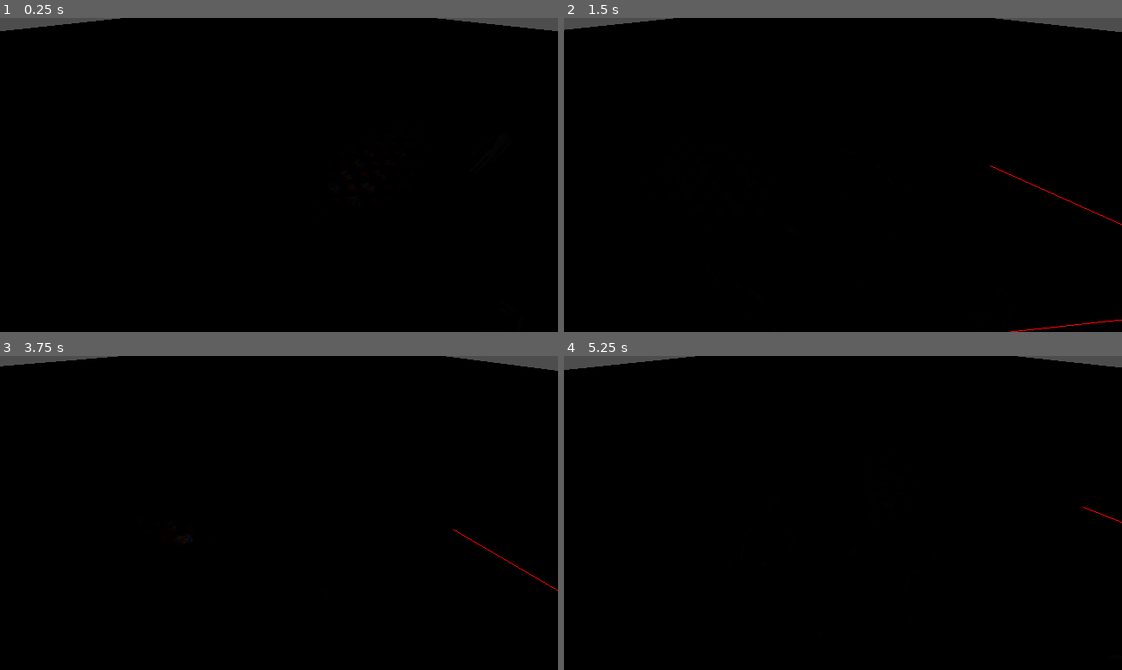
Above: before the commit, frames 1-4 (two rows, left to right).
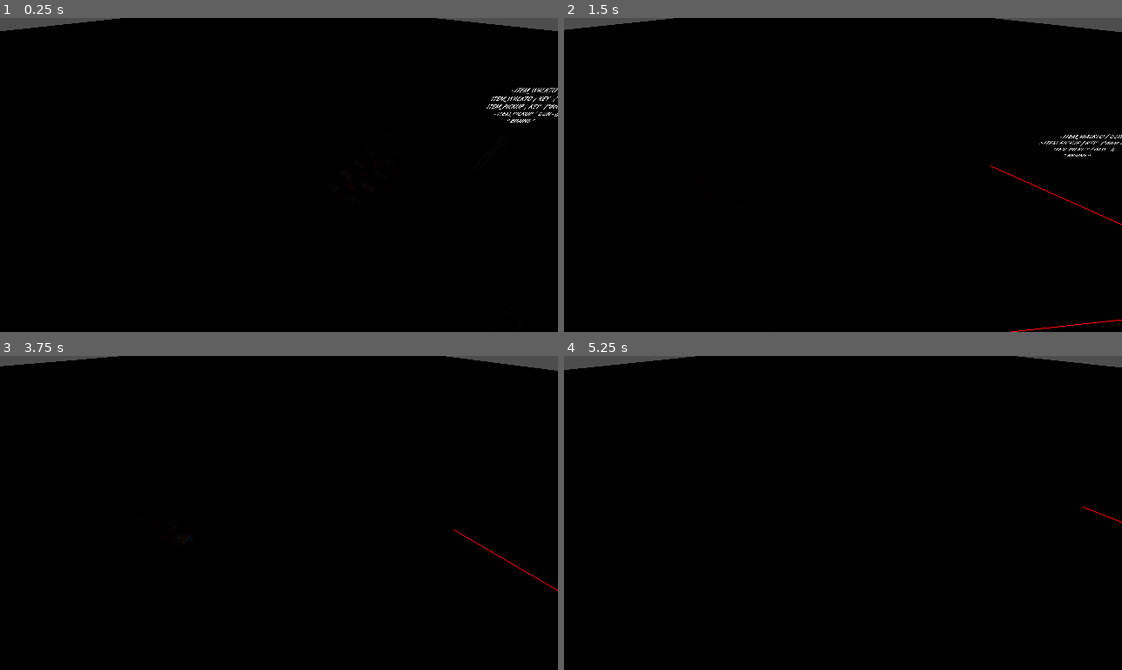
Above: after the commit, the same moments.

Repository: officialErnests/mut-4rr-
Game: Godot game, scene res://Scenes/test.tscn
Two runs of this game, one before a commit and one after it. Both use one fixed random seed, a clock stepped at 60 frames per second and the inputs below.
Inputs (mouse positions are in pixels of both pictures, inside the frame that each line leads up to):
- Up to frame 1 (0.25 s): no input
- Up to frame 2 (1.5 s): tap Enter at 0.5 s; move the mouse to (965, 159) at 0.52 s; hold D (right) 0.53-1.28 s; right-click (965, 159) at 0.6 s; click (965, 159) at 0.8 s; move the mouse to (731, 190) at 1.27 s; hold S (backward) from 1.28 s (still down); click (731, 190) at 1.35 s
- Up to frame 3 (3.75 s): right-click (167, 528) at 1.55 s; move the mouse to (334, 443) at 2.02 s; release S (backward) at 2.03 s; hold D (right) 2.03-2.78 s; tap Q (rot_cam_left) at 2.1 s; click (334, 443) at 2.3 s; move the mouse to (251, 575) at 2.77 s; hold W (forward) 2.78-3.53 s; tap E (rot_cam_right) at 2.85 s; right-click (251, 575) at 3.05 s; move the mouse to (446, 560) at 3.52 s; hold A (left) from 3.53 s (still down); hold Shift (sprint) from 3.53 s (still down)
- Up to frame 4 (5.25 s): click (1010, 560) at 3.8 s; move the mouse to (675, 465) at 4.27 s; release Shift (sprint) at 4.28 s; right-click (675, 465) at 4.35 s; move the mouse to (870, 513) at 5.02 s; release A (left) at 5.03 s; hold S (backward) from 5.03 s (still down); click (870, 513) at 5.1 s

The runs differ from the first frame. In frame 1, 0.3% of the frame differs, in the area x 86-100%, y 22-34%; in frame 2, 0.2%; in frame 3, less than 0.1%; in frame 4, less than 0.1%.

Commit message:
v0.2.4.1 npc pickup - worked on adding debug text in onsole as well on top of npc - npc can pickup items

Diff:
--- a/Scenes/npc.tscn
+++ b/Scenes/npc.tscn
@@ -1,8 +1,11 @@
-[gd_scene load_steps=7 format=3 uid="uid://bvyc5gq1qi2qw"]
+[gd_scene load_steps=10 format=3 uid="uid://bvyc5gq1qi2qw"]
 
 [ext_resource type="PackedScene" uid="uid://dtohjmomqtvq3" path="res://Scenes/body.tscn" id="1_acqhf"]
 [ext_resource type="Script" uid="uid://cu87j6ixino62" path="res://Scripts/npc/npc_manager.gd" id="1_xxsvc"]
+[ext_resource type="Script" uid="uid://cx0dgxu33maxl" path="res://Scripts/items/main/itemManager.gd" id="3_1ig1v"]
 [ext_resource type="Script" uid="uid://qm1ashy2r86i" path="res://Scripts/npc/npc_navigation.gd" id="3_g6unj"]
+[ext_resource type="Script" uid="uid://dbi36cvmg01de" path="res://Scripts/player/stick_to_head.gd" id="4_h1ryf"]
+[ext_resource type="Script" uid="uid://dqw6girvin442" path="res://Scripts/utils/debug/npc_mind_debug.gd" id="6_6atyd"]
 
 [sub_resource type="CapsuleShape3D" id="CapsuleShape3D_acqhf"]
 radius = 0.29003906
@@ -14,7 +17,7 @@
 [sub_resource type="BoxShape3D" id="BoxShape3D_xxsvc"]
 size = Vector3(2, 2, 2)
 
-[node name="NPC" type="RigidBody3D" node_paths=PackedStringArray("interaction_hitbox", "vision_hitbox", "navigator")]
+[node name="NPC" type="RigidBody3D" node_paths=PackedStringArray("interaction_hitbox", "vision_hitbox", "navigator", "item_manager")]
 axis_lock_angular_x = true
 axis_lock_angular_z = true
 linear_damp = 1.0
@@ -23,9 +26,24 @@
 interaction_hitbox = NodePath("InteractionHitbox")
 vision_hitbox = NodePath("Vision")
 navigator = NodePath("Navigator")
+item_manager = NodePath("Items")
 
 [node name="Body" parent="." instance=ExtResource("1_acqhf")]
 transform = Transform3D(-1, 0, 8.742278e-08, 0, 1, 0, -8.742278e-08, 0, -1, 0, 0, 0)
+
+[node name="Items" type="Node" parent="." node_paths=PackedStringArray("itemHolder", "animator", "pickup_hitbox", "movement_manager")]
+script = ExtResource("3_1ig1v")
+itemHolder = NodePath("../ItemHolder/ItemSlot")
+animator = NodePath("../Body")
+pickup_hitbox = NodePath("../InteractionHitbox")
+movement_manager = NodePath("../Navigator")
+
+[node name="Navigator" type="Node" parent="." node_paths=PackedStringArray("naviagtion_agent", "rigid_body", "body")]
+script = ExtResource("3_g6unj")
+naviagtion_agent = NodePath("../NavigationAgent3D")
+rigid_body = NodePath("..")
+body = NodePath("../Body")
+enabled = true
 
 [node name="CollisionShape3D" type="CollisionShape3D" parent="."]
 transform = Transform3D(-1, 0, 8.742278e-08, 0, 1, 0, -8.742278e-08, 0, -1, 0, 0.7976074, 0)
@@ -39,13 +57,6 @@
 transform = Transform3D(1, 0, 0, 0, 1, 0, 0, 0, 1, 0, 0, 4)
 shape = SubResource("SphereShape3D_acqhf")
 
-[node name="Navigator" type="Node" parent="." node_paths=PackedStringArray("naviagtion_agent", "rigid_body", "body")]
-script = ExtResource("3_g6unj")
-naviagtion_agent = NodePath("../NavigationAgent3D")
-rigid_body = NodePath("..")
-body = NodePath("../Body")
-enabled = true
-
 [node name="NavigationAgent3D" type="NavigationAgent3D" parent="."]
 path_desired_distance = 0.9
 path_height_offset = 1.0
@@ -58,3 +69,20 @@
 [node name="CollisionShape3D" type="CollisionShape3D" parent="InteractionHitbox"]
 transform = Transform3D(1, 0, 0, 0, 1, 0, 0, 0, 1, 0, 1, -1)
 shape = SubResource("BoxShape3D_xxsvc")
+
+[node name="ItemHolder" type="Node3D" parent="."]
+transform = Transform3D(1, 0, 0, 0, 1, 0, 0, 0, 1, 0, 1.8000001, 0)
+
+[node name="StickToHead" type="Node" parent="ItemHolder" node_paths=PackedStringArray("skeleton_info", "node_to_stick")]
+script = ExtResource("4_h1ryf")
+skeleton_info = NodePath("../../Body")
+node_to_stick = NodePath("../ItemSlot")
+offset = Vector3(0, 0.5, 0)
+
+[node name="ItemSlot" type="Node3D" parent="ItemHolder"]
+
+[node name="DEBUGER" type="Label3D" parent="."]
+transform = Transform3D(1, 0, 0, 0, 1, 0, 0, 0, 1, 0, 2, 0)
+billboard = 2
+vertical_alignment = 2
+script = ExtResource("6_6atyd")
--- a/Scenes/player.tscn
+++ b/Scenes/player.tscn
@@ -1,5 +1,6 @@
-[gd_scene load_steps=25 format=3 uid="uid://bpgaix3cftid6"]
-
+[gd_scene load_steps=26 format=3 uid="uid://bpgaix3cftid6"]
+
+[ext_resource type="Script" uid="uid://o4n6xug4i5p5" path="res://Scripts/player/main/player_proceser.gd" id="1_ukyrk"]
 [ext_resource type="Script" uid="uid://c73bn6ajbmaj" path="res://Scripts/player/player.gd" id="1_v0iea"]
 [ext_resource type="Script" uid="uid://1f0q4ofhgup" path="res://Scripts/player/pointer_cursor.gd" id="2_cvnsp"]
 [ext_resource type="Script" uid="uid://dcpwb4aalddig" path="res://Scripts/player/cursor_visual_draw.gd" id="3_6t5aa"]
@@ -98,6 +99,21 @@
 [node name="Player" type="CharacterBody3D" groups=["Player"]]
 collision_mask = 10
 
+[node name="PlayerProceser" type="Node" parent="." node_paths=PackedStringArray("item_manager")]
+script = ExtResource("1_ukyrk")
+item_manager = NodePath("Items")
+
+[node name="Items" type="Node" parent="PlayerProceser" node_paths=PackedStringArray("itemHolder", "animator", "pickup_hitbox", "cursor_handler", "cam_shaker", "movement_manager", "cursor_label_1", "cursor_label_2")]
+script = ExtResource("4_8erm5")
+itemHolder = NodePath("../../ItemHolder/ItemSlot")
+animator = NodePath("../../SkelBody")
+pickup_hitbox = NodePath("../../SkelBody/PickupArea")
+cursor_handler = NodePath("../../ItemHolder/Pointer/Pointer")
+cam_shaker = NodePath("../../Neck/Cursor_offset/CursorToPos")
+movement_manager = NodePath("../../Movement")
+cursor_label_1 = NodePath("../../ItemHolder/Pointer/POINTER")
+cursor_label_2 = NodePath("../../ItemHolder/Pointer/POINTER_LEFT")
+
 [node name="Movement" type="Node" parent="." node_paths=PackedStringArray("charecter", "rotator")]
 script = ExtResource("1_v0iea")
 charecter = NodePath("..")
@@ -113,17 +129,6 @@
 script = ExtResource("3_gymyn")
 main_body = NodePath("..")
 animator = NodePath("../SkelBody")
-
-[node name="Items" type="Node" parent="." node_paths=PackedStringArray("itemHolder", "animator", "pickup_hitbox", "cursor_handler", "cam_shaker", "movement_manager", "cursor_label_1", "cursor_label_2")]
-script = ExtResource("4_8erm5")
-itemHolder = NodePath("../ItemHolder/ItemSlot")
-animator = NodePath("../SkelBody")
-pickup_hitbox = NodePath("../SkelBody/PickupArea")
-cursor_handler = NodePath("../ItemHolder/Pointer/Pointer")
-cam_shaker = NodePath("../Neck/Cursor_offset/CursorToPos")
-movement_manager = NodePath("../Movement")
-cursor_label_1 = NodePath("../ItemHolder/Pointer/POINTER")
-cursor_label_2 = NodePath("../ItemHolder/Pointer/POINTER_LEFT")
 
 [node name="PLayerCollision" type="CollisionShape3D" parent="."]
 transform = Transform3D(1, 0, 0, 0, 1, 0, 0, 0, 1, 0, 0.8, 0)
--- a/Scripts/items/main/itemManager.gd
+++ b/Scripts/items/main/itemManager.gd
@@ -10,24 +10,24 @@
 @export var cursor_label_1 : Label3D
 @export var cursor_label_2 : Label3D
 
-var equiped_item = null
-var equiped_item_script = null
+var equiped_item: RigidBody3D= null
+var equiped_item_script: Node = null
 func _ready() -> void:
 	pass # Replace with function body.
 
-func _process(delta: float) -> void:
-	if Input.is_action_just_pressed("throw"):
-		animator.use()
-		if equiped_item:
-			throw()
-		else:
-			pickupDetect()
-	if Input.is_action_just_pressed("use"):
-		animator.use()
-		if equiped_item:
-			equipUse()
-		else:
-			use()
+func nbThrow():
+	animator.use()
+	if equiped_item:
+		throw()
+	else:
+		pickupDetect()
+
+func nbUse():
+	animator.use()
+	if equiped_item:
+		equipUse()
+	else:
+		use()
 
 func equipUse():
 	equiped_item_script.use(self)
@@ -50,6 +50,7 @@
 	equiped_item_script.drop()
 	equiped_item.reparent(global.global_nodes["Items"])
 	equiped_item.add_to_group("item")
+	equiped_item.collision_layer = 1
 
 	movement_manager.item_mul = 1
 
@@ -70,6 +71,7 @@
 	p_node.remove_from_group("item")
 
 	movement_manager.item_mul = equiped_item_script.speed_factor
+	equiped_item.collision_layer = 0
 	equiped_item_script.initalise(self)
 
 func getLabel1():
--- a/Scripts/npc/npc_manager.gd
+++ b/Scripts/npc/npc_manager.gd
@@ -3,14 +3,18 @@
 @export var interaction_hitbox: Area3D
 @export var vision_hitbox: Area3D
 @export var navigator: Node
+@export var item_manager: Node
+signal toughUpdate
+
 var priority_list: Array[Idea] = []
+var curent_idea_index = -1
 var idea_cycle_now := 0
 
 func _ready() -> void:
 	# Finds and picks up first key since funny shit XD
 	navigator.done_moving.connect(update)
+	priority_list.append(Idea.new(enums.Toughts.ITEM_PICKUP, enums.ItemType.KEY, {"door_key" : 1}, self))
 	priority_list.append(Idea.new(enums.Toughts.ITEM_PICKUP, enums.ItemType.GUN, {}, self))
-	priority_list.append(Idea.new(enums.Toughts.ITEM_PICKUP, enums.ItemType.KEY, {"door_key" : 1}, self))
 
 func update():
 	var is_decision_made = false
@@ -28,13 +32,17 @@
 		tought.idea_cycle = idea_cycle_now
 		if tought.execute():
 			print("^ DOING ^")
+			curent_idea_index = i
 			is_decision_made = true
 			priority_list.remove_at(i)
 			break
 		if tought.expand():
 			i = -1
 			continue
+	if not is_decision_made:
+		curent_idea_index = -1
 	print("END of tought\n" + global.arrToStr(priority_list, 0) + "")
+	toughUpdate.emit()
 	# if no decision then killtime() needs to be added
 	# also make so that if the function can't be done it adds new element to array and tries that
 	return is_decision_made
@@ -71,6 +79,7 @@
 			enums.Toughts.ITEM_PICKUP:
 				print("- expanded into ITEM_WALKTO")
 				this_node.priority_list.push_front(Idea.new(enums.Toughts.ITEM_WALKTO, object_of_intrest, object_params, this_node))
+				print(global.arrToStr(this_node.priority_list, 2))
 			enums.Toughts.ITEM_WALKTO:
 				pass
 			enums.Toughts.FINDROOM:
@@ -97,13 +106,12 @@
 		match tought_types:
 			enums.Toughts.ITEM_PICKUP:
 				var found_item = getIteractableItems()
-				print(found_item)
 				if not found_item: return false
-				print("DO PICKUP SHITERY")
+				this_node.item_manager.nbThrow()
 			enums.Toughts.ITEM_WALKTO:
 				var found_item = getVisableItems()
 				if not found_item: return false
-				this_node.navigator.walkTo(found_item.global_position)
+				this_node.navigator.runTo(found_item.global_position)
 
 			_: return false
 		return true
--- a/Scripts/npc/npc_navigation.gd
+++ b/Scripts/npc/npc_navigation.gd
@@ -6,7 +6,7 @@
 @export var body: Node3D
 var running := false
 var is_in_action = true
-
+var item_mul = 1
 signal done_moving
 
 func _physics_process(delta: float) -> void:
@@ -19,8 +19,8 @@
 
 		if rigid_body.position.distance_to(nextPos) > 0.5:
 			var normal = (naviagtion_agent.get_next_path_position() - rigid_body.global_position).normalized() * npc_speed
-			rigid_body.linear_velocity.x = normal.x * (2 if running else 1)
-			rigid_body.linear_velocity.z = normal.z * (2 if running else 1)
+			rigid_body.linear_velocity.x = normal.x * (2 if running else 1) * item_mul
+			rigid_body.linear_velocity.z = normal.z * (2 if running else 1) * item_mul
 			if (running):
 				body.updateAnimation(body.AnimationStates.RUN)
 			else:
--- /dev/null
+++ b/Scripts/player/main/player_proceser.gd
@@ -0,0 +1,13 @@
+extends Node
+
+@export var item_manager: Node
+# Called when the node enters the scene tree for the first time.
+func _ready() -> void:
+	pass # Replace with function body.
+
+
+# Called every frame. 'delta' is the elapsed time since the previous frame.
+func _process(delta: float) -> void:
+	if item_manager:
+		if Input.is_action_just_pressed("throw"): item_manager.nbThrow()
+		if Input.is_action_just_pressed("use"): item_manager.nbUse()
--- /dev/null
+++ b/Scripts/utils/debug/npc_mind_debug.gd
@@ -0,0 +1,15 @@
+extends Label3D
+
+@onready var parent_npc = $".."
+
+func _ready() -> void:
+	drawText()
+	parent_npc.toughUpdate.connect(drawText)
+
+func drawText():
+	text = ""
+	var curent_idea = parent_npc.curent_idea_index
+	for iter_idea in range(parent_npc.priority_list.size()):
+		var idea = str(parent_npc.priority_list[iter_idea])
+		text += ("> " if curent_idea == iter_idea else "- ") + str(idea) + "\n"
+	text += "^ BRAINS ^"
Not shown, added: Scripts/player/main/player_proceser.gd.uid
Not shown, added: Scripts/utils/debug/npc_mind_debug.gd.uid
